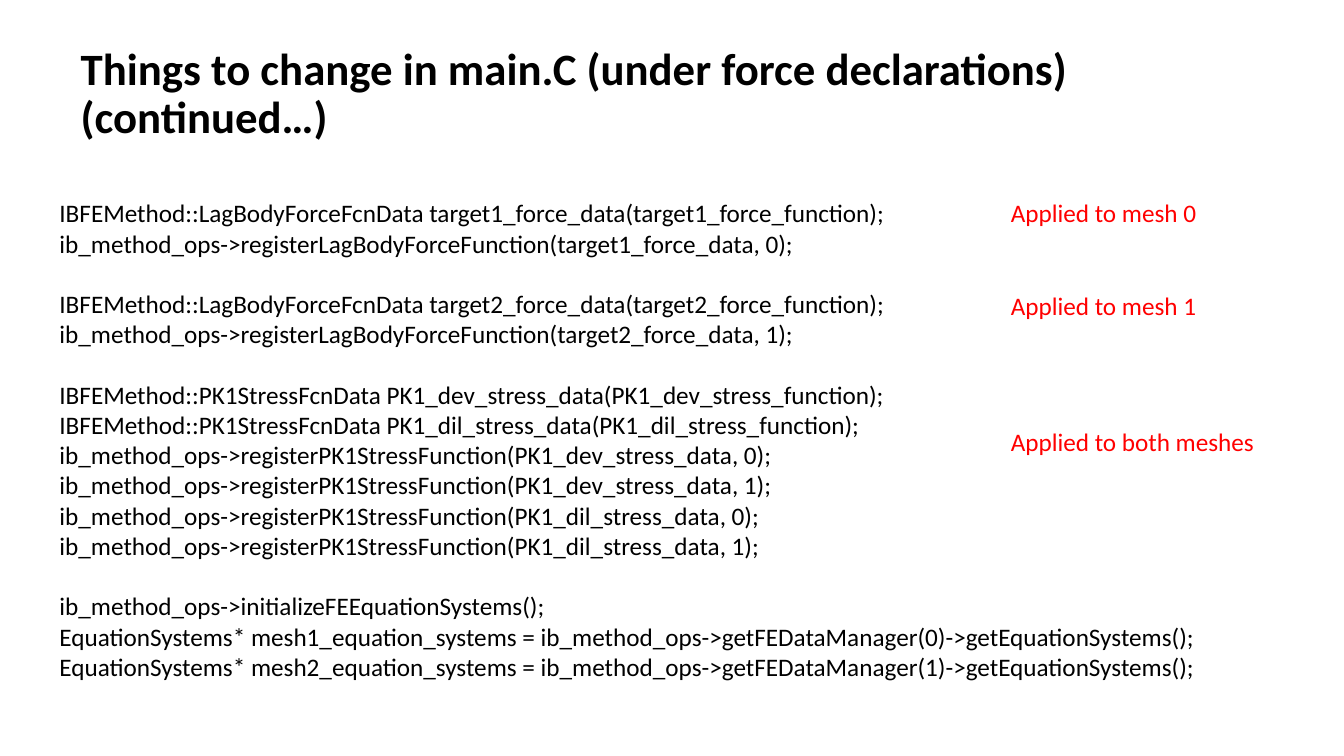
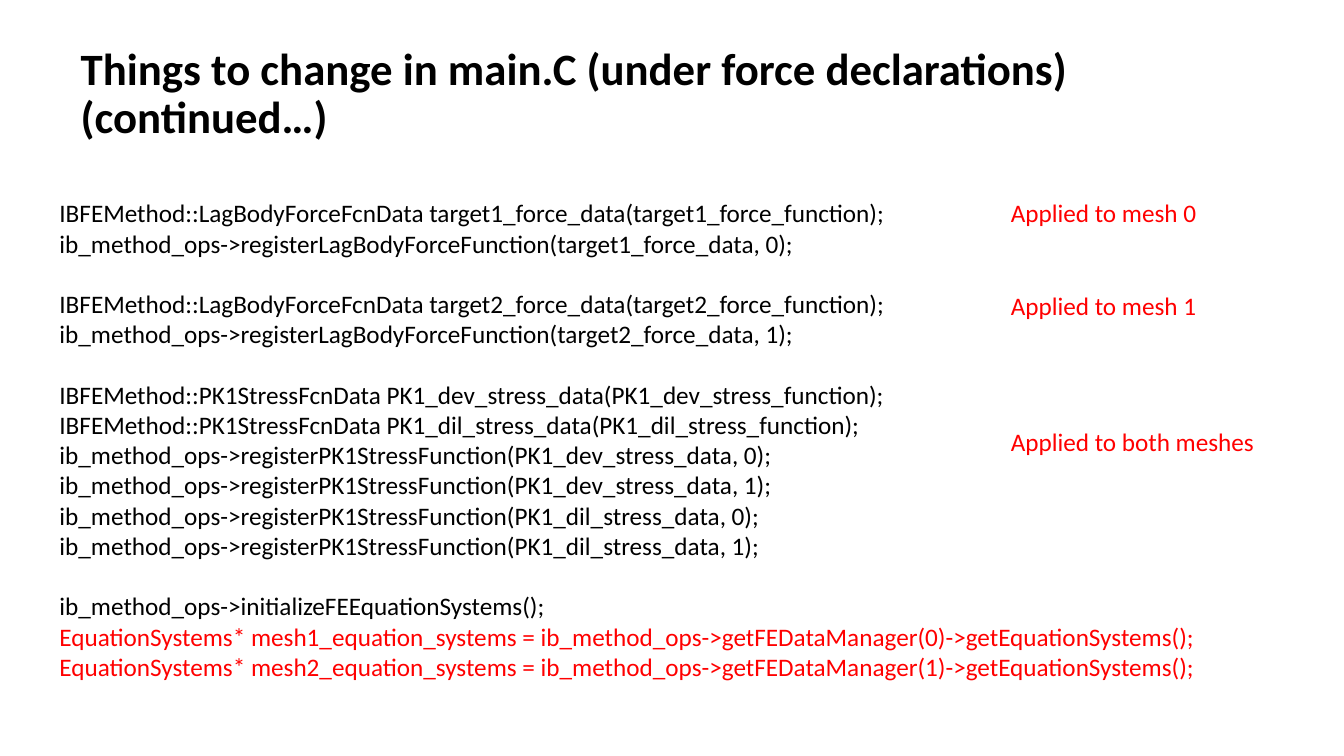
Before and after one commit to fairyflies9/IBAMR-Tutorials, a slide deck: slide 12 of IBFE Lectures/7-IBFE-Two Boundaries - Flapping wings and beam hits circle.pptx. Drawn at 1344x756 pixels with LibreOffice and Linux fonts; fonts in the diff are those of the drawing. Boxes give left, top, right and bottom in pixels: in the first picture for what was removed or moved away, otherwise in the second. Text is boxed around its words. In the diff, an @@ line names an element or a change of style, - is before the commit and + after.

```diff
--- a/IBFE Lectures/7-IBFE-Two Boundaries - Flapping wings and beam hits circle.pptx
+++ b/IBFE Lectures/7-IBFE-Two Boundaries - Flapping wings and beam hits circle.pptx
@@ text at [59,627,1194,681]: text colour #000000 to #FF0000 in "EquationSystems* mesh1_equation_systems = ib_method_ops->get ...", "EquationSystems* mesh2_equation_systems = ib_method_ops->get ..." @@
```
Also in this commit, not shown: 2 other slides changed.
